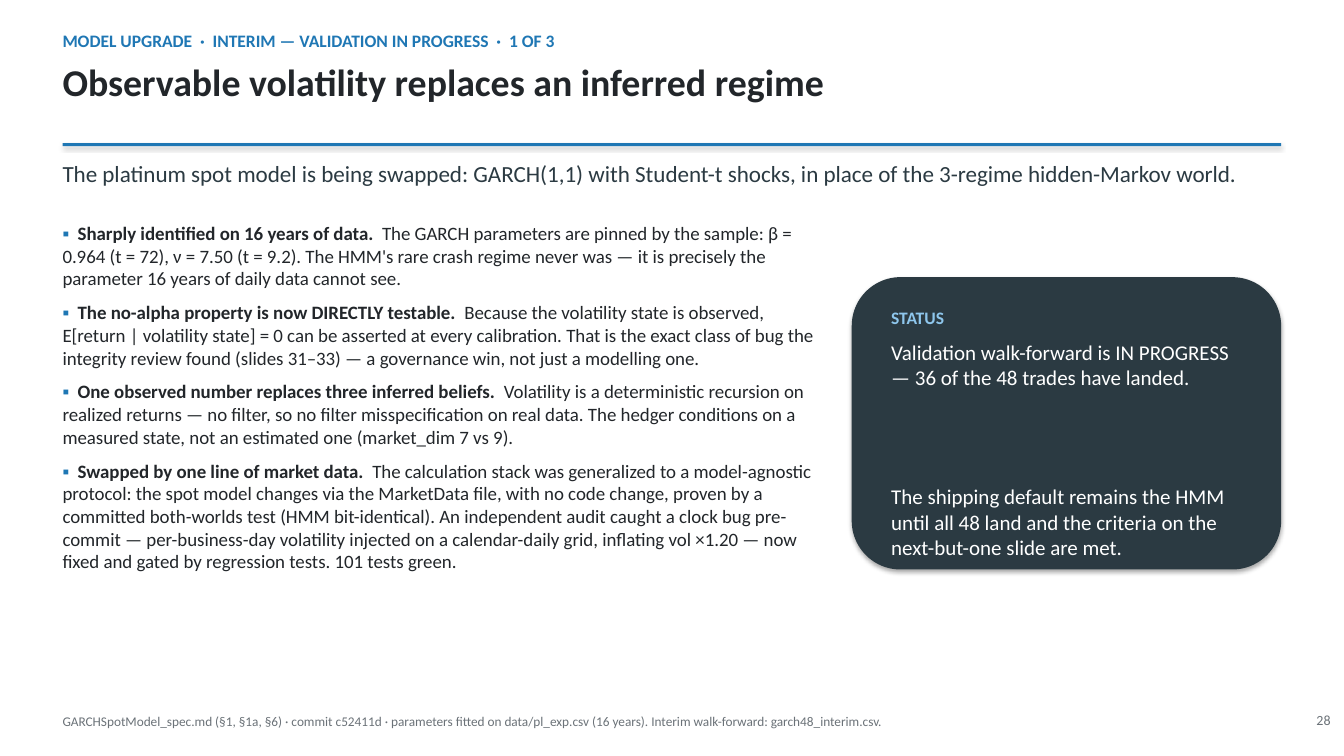
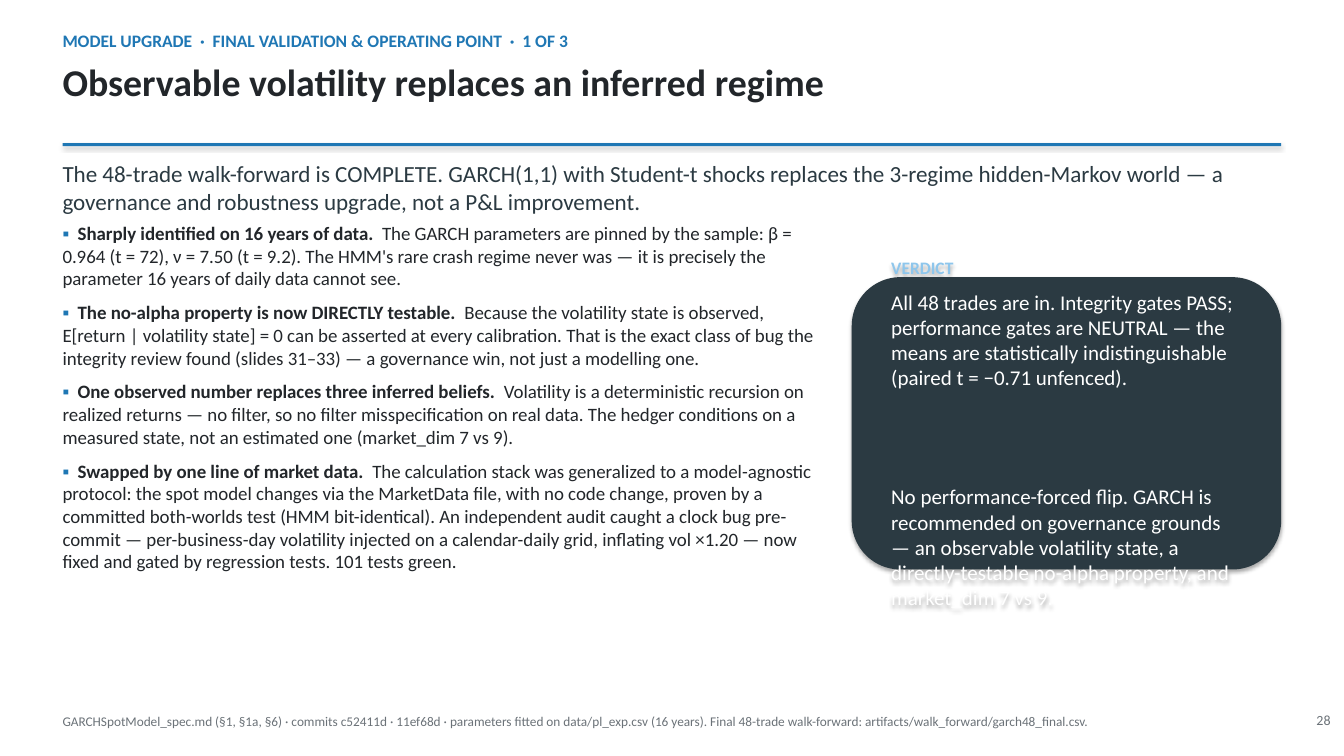
Before and after one commit to sylam/riskflow, a slide deck: slide 28 of artifacts/platinum_hedge_management_deck.pptx. Drawn at 1344x756 pixels with LibreOffice and Linux fonts; fonts in the diff are those of the drawing. Boxes give left, top, right and bottom in pixels: in the first picture for what was removed or moved away, otherwise in the second. Text is boxed around its words. In the diff, an @@ line names an element or a change of style, - is before the commit and + after.

```diff
--- a/artifacts/platinum_hedge_management_deck.pptx
+++ b/artifacts/platinum_hedge_management_deck.pptx
@@ text at bbox=[63, 35, 568, 47]: text changed @@
-MODEL UPGRADE · INTERIM — VALIDATION IN PROGRESS · 1 OF 3
+MODEL UPGRADE · FINAL VALIDATION & OPERATING POINT · 1 OF 3
@@ text at bbox=[63, 165, 1223, 214]: text changed @@
-The platinum spot model is being swapped: GARCH(1,1) with Student-t shocks, in place of the 3-regime hidden-Markov world.
+The 48-trade walk-forward is COMPLETE. GARCH(1,1) with Student-t shocks replaces the 3-regime hidden-Markov world — a governance and robustness upgrade, not a P&L improvement.
@@ text in rounded rectangle at bbox=[891, 260, 1232, 612]: text changed @@
-STATUS
-Validation walk-forward is IN PROGRESS — 36 of the 48 trades have landed.
-The shipping default remains the HMM until all 48 land and the criteria on the next-but-one slide are met.
+VERDICT
+All 48 trades are in. Integrity gates PASS; performance gates are NEUTRAL — the means are statistically indistinguishable (paired t = −0.71 unfenced).
+No performance-forced flip. GARCH is recommended on governance grounds — an observable volatility state, a directly-testable no-alpha property, and market_dim 7 vs 9.
@@ text at bbox=[63, 716, 1088, 728]: text changed @@
-GARCHSpotModel_spec.md (§1, §1a, §6) · commit c52411d · parameters fitted on data/pl_exp.csv (16 years). Interim walk-forward: garch48_interim.csv.
+GARCHSpotModel_spec.md (§1, §1a, §6) · commits c52411d · 11ef68d · parameters fitted on data/pl_exp.csv (16 years). Final 48-trade walk-forward: artifacts/walk_forward/garch48_final.csv.
```
Also in this commit, not shown: 5 other slides changed.
